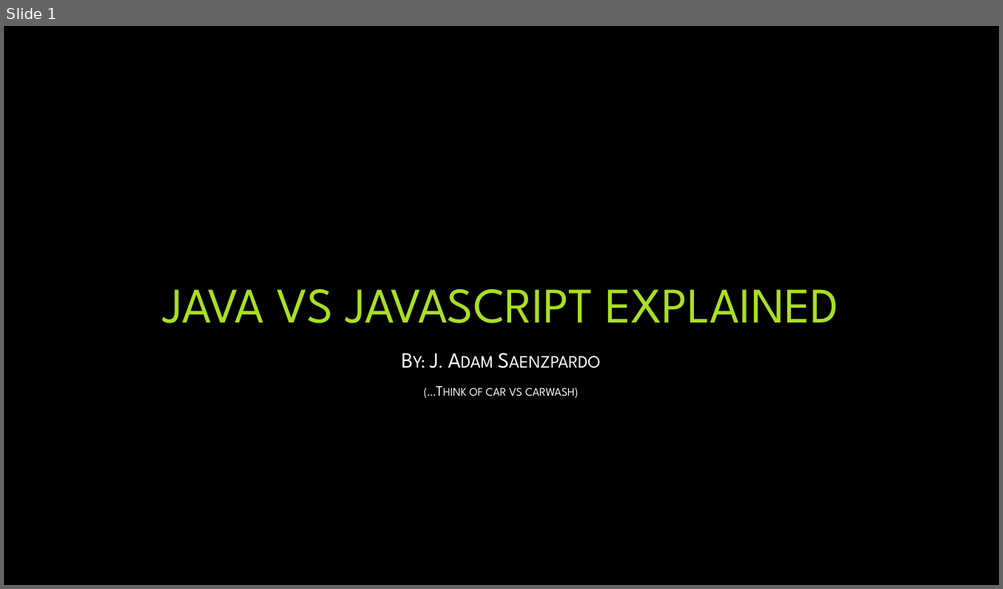
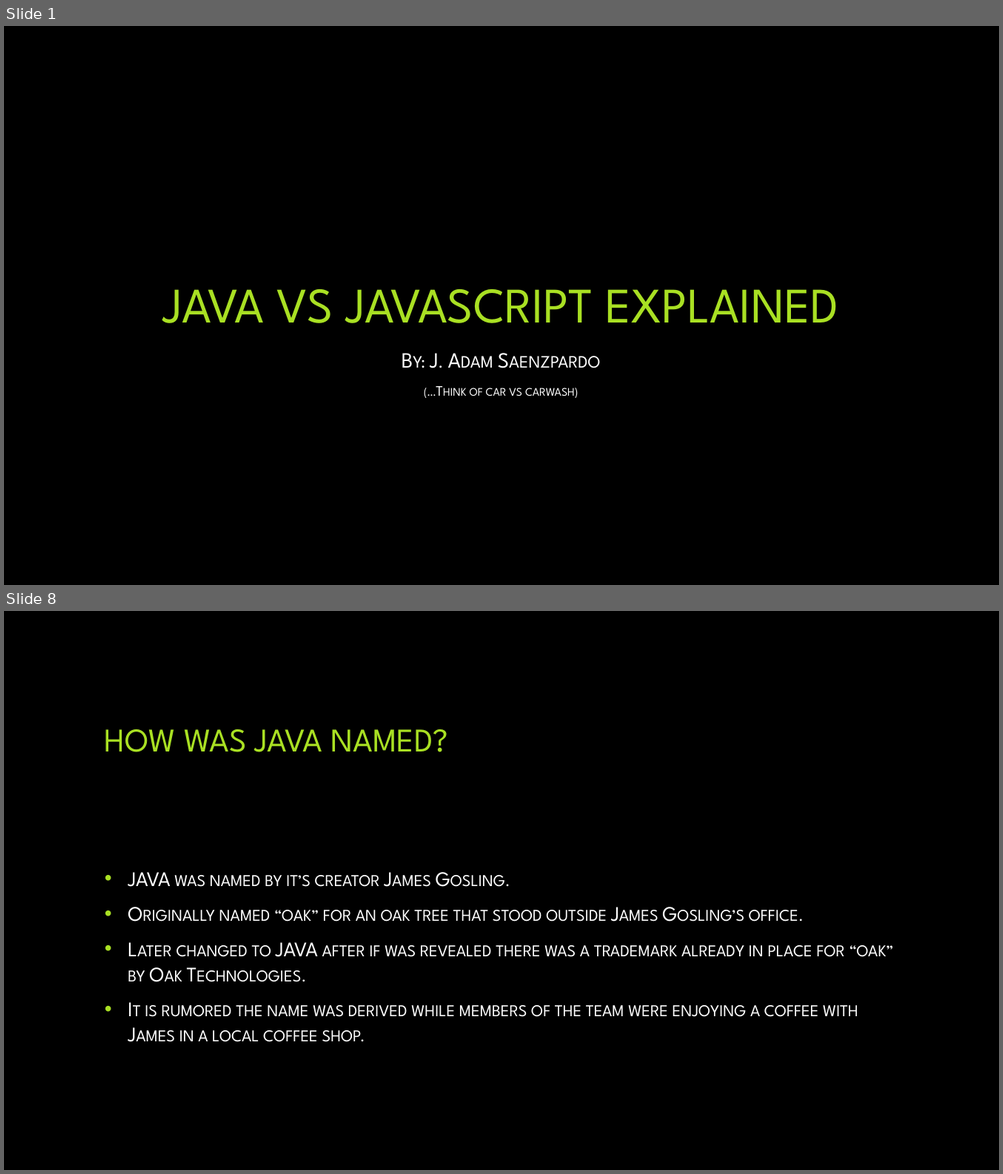
Before and after one commit to saenzpardo/WebDev, a slide deck: written_assignments/saenzpardo_Jesus_JavaScript_Presentation.pptx. Shown one above the other, each under a label of ours: slide 1 before the commit, slides 1 and 8 after it; the slides between them are not shown. The pictures are 1003x589 and 1003x1174 pixels, drawn with LibreOffice and Linux fonts; fonts in the diff are those of the drawing; background and template pictures are left out. Boxes give left, top, right and bottom in pixels: in the first picture for what was removed or moved away, otherwise in the second. Text is boxed around its words. In the diff, an @@ line names an element or a change of style, - is before the commit and + after.

Commit message:
Completed JAVA vs. JavaScript PPT

```diff
--- a/written_assignments/saenzpardo_Jesus_JavaScript_Presentation.pptx
+++ b/written_assignments/saenzpardo_Jesus_JavaScript_Presentation.pptx
@@ slide 8 added at [4,611,999,1170], background picture (left out) @@
@@ title added at [105,729,448,752], 32 pt, text #A9E023 @@
+HOW WAS JAVA NAMED?
@@ text added at [128,872,893,1042], 20 pt, text #FFFFFF, small capitals @@
+• JAVA was named by it’s creator James Gosling.
+• Originally named “oak” for an oak tree that stood outside James Gosling’s office.
+• Later changed to JAVA after if was revealed there was a trademark already in place for “oak” by Oak Technologies.
+• It is rumored the name was derived while members of the team were enjoying a coffee with James in a local coffee shop.
```
Also in this commit, not shown: 1 slide changed, 7 other slides added, 2 other files.
